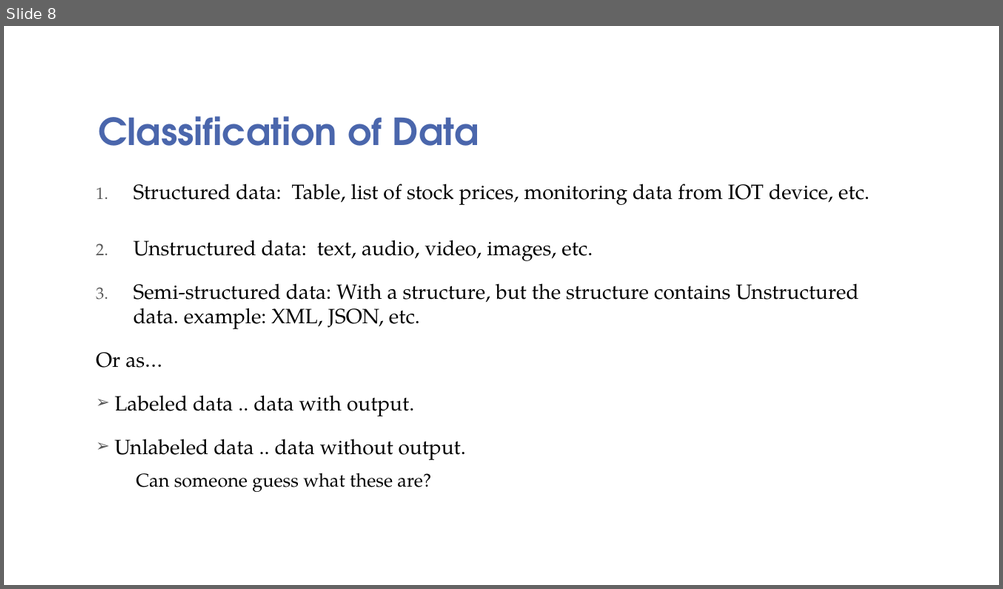
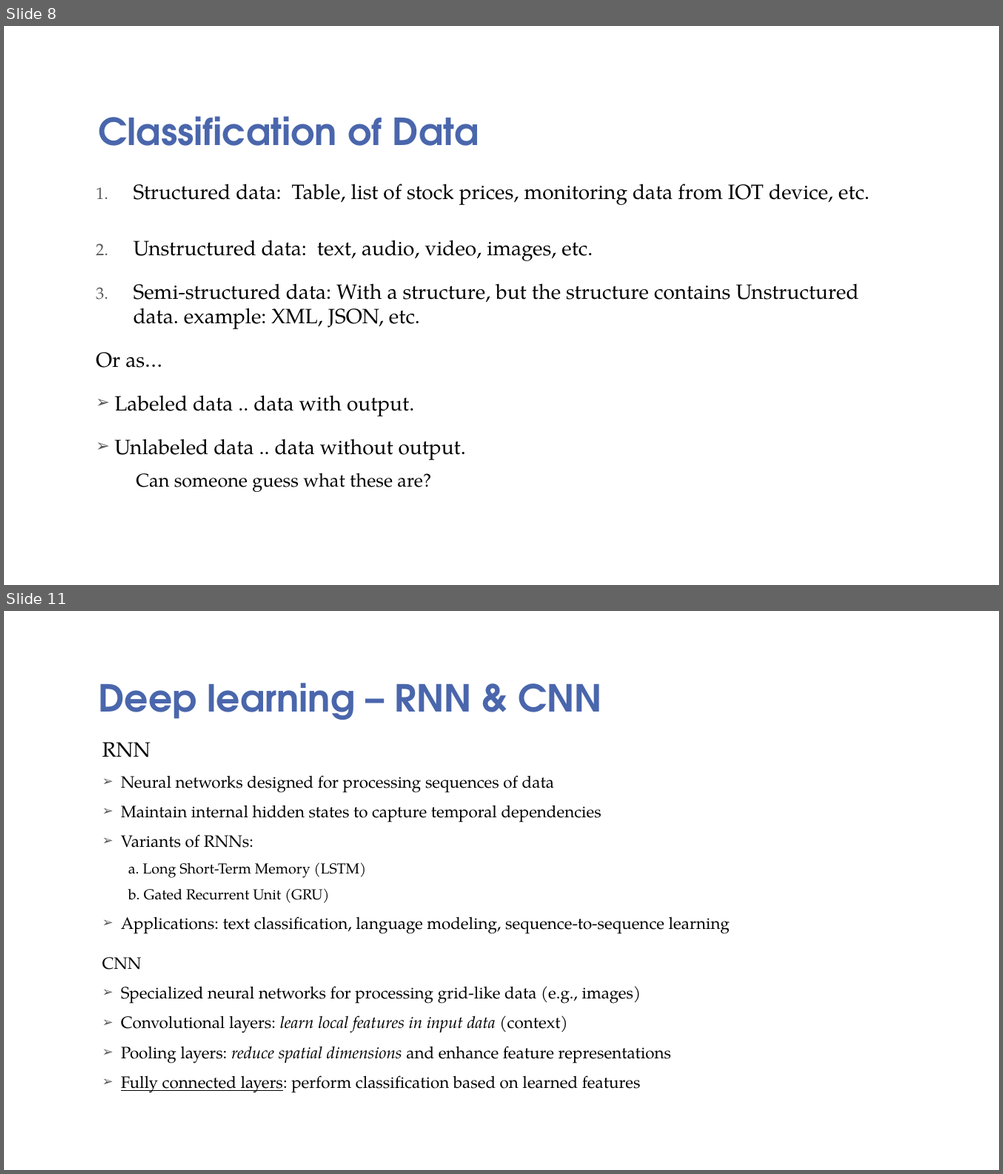
Before and after one commit to sswamyn/aiml_notes, a slide deck: AI_ML-GenAI-an-Overview-Q12024.pptx. Shown one above the other, each under a label of ours: slide 8 before the commit, slides 8 and 11 after it; the slides between them are not shown. The pictures are 1003x589 and 1003x1174 pixels, drawn with LibreOffice and Linux fonts; fonts in the diff are those of the drawing; background and template pictures are left out. Boxes give left, top, right and bottom in pixels: in the first picture for what was removed or moved away, otherwise in the second. Text is boxed around its words. In the diff, an @@ line names an element or a change of style, - is before the commit and + after.

```diff
--- a/AI_ML-GenAI-an-Overview-Q12024.pptx
+++ b/AI_ML-GenAI-an-Overview-Q12024.pptx
@@ slide 11 added at [4,611,999,1170], background picture (left out) @@
@@ title added at [99,683,602,720], 36 pt, text #4A66AC, bold @@
+Deep learning – RNN & CNN
@@ text added at [102,742,729,1093], 16 pt, text #000000 @@
+RNN
+➢ Neural networks designed for processing sequences of data
+➢ Maintain internal hidden states to capture temporal dependencies
+➢ Variants of RNNs:
+  a. Long Short-Term Memory (LSTM)
+  b. Gated Recurrent Unit (GRU)
+➢ Applications: text classification, language modeling, sequence-to-sequence learning
+CNN
+➢ Specialized neural networks for processing grid-like data (e.g., images)
+➢ Convolutional layers: learn local features in input data (context)
+➢ Pooling layers: reduce spatial dimensions and enhance feature representations
+➢ Fully connected layers: perform classification based on learned features
```
Also in this commit, not shown: 3 slides changed, 3 other slides added, 3 slides removed, 2 other files.
